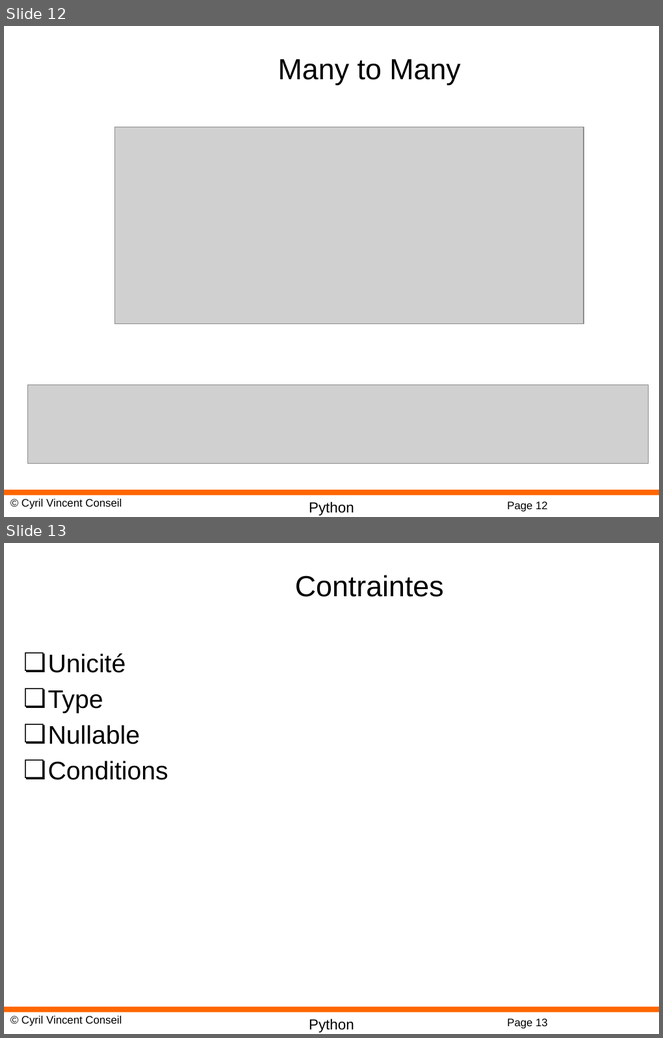
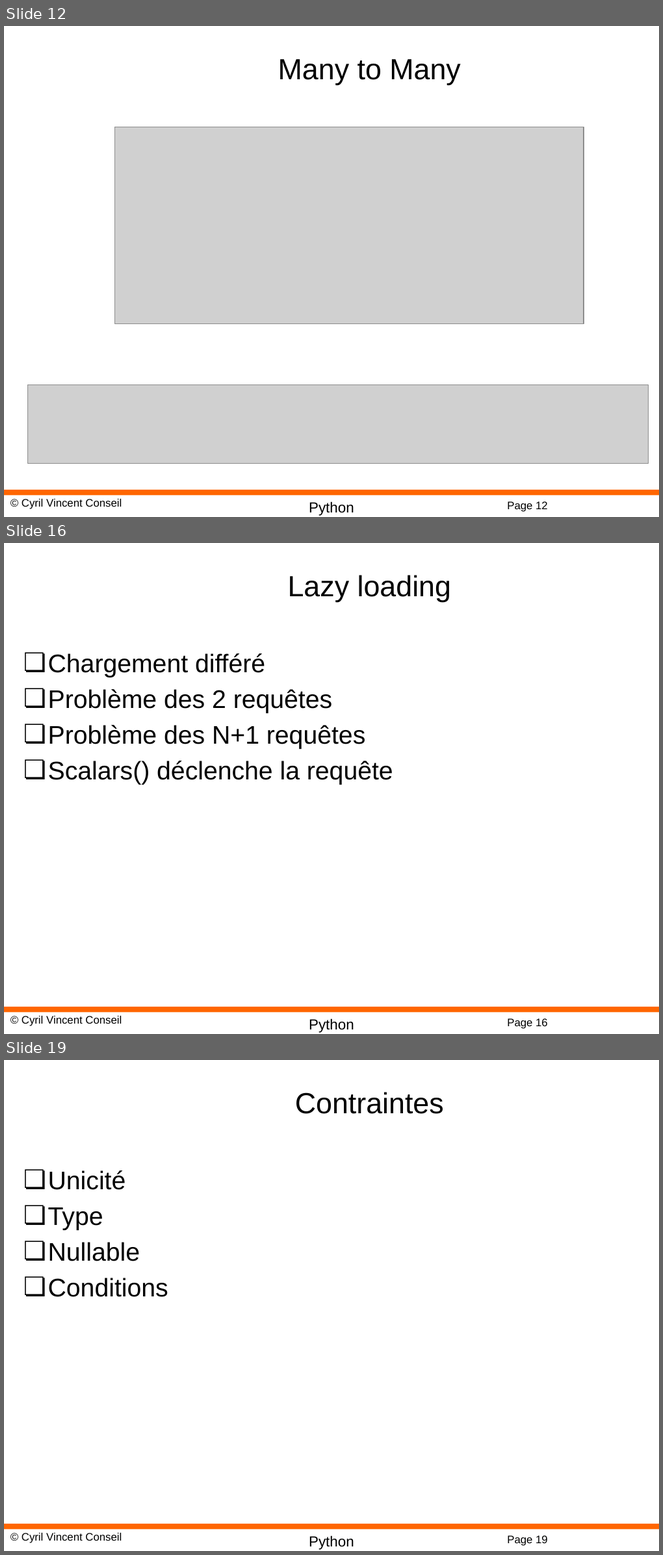
Before and after one commit to cyrilvincent/python, a slide deck: ppt/Python22-SQLAlchemy.pptx. Shown one above the other, each under a label of ours: slides 12 and 13 before the commit, slides 12, 16 and 19 after it; the slides between them are not shown. The pictures are 663x1038 and 663x1555 pixels, drawn with LibreOffice and Linux fonts; fonts in the diff are those of the drawing; grey boxes stand for pictures; background and template pictures are left out. Boxes give left, top, right and bottom in pixels: in the first picture for what was removed or moved away, otherwise in the second. Text is boxed around its words. In the diff, an @@ line names an element or a change of style, - is before the commit and + after.

```diff
--- a/ppt/Python22-SQLAlchemy.pptx
+++ b/ppt/Python22-SQLAlchemy.pptx
@@ slide 16 added at (4,543,659,1034), background #FFFFFF; not listed: 4 template elements that a slide beside it also shows @@
@@ title added at (288,575,451,602), 32 pt, text #000000 @@
+Lazy loading
@@ text added at (48,653,393,785), 28 pt, text #000000 @@
+❏ Chargement différé
+❏ Problème des 2 requêtes
+❏ Problème des N+1 requêtes
+❏ Scalars() déclenche la requête
@@ what was slide 13 is now slide 19 @@
@@ page number at (507,1536,548,1546): text changed @@
-Page 13
+Page 19
```
Also in this commit, not shown: 5 other slides added, 8 other files.
